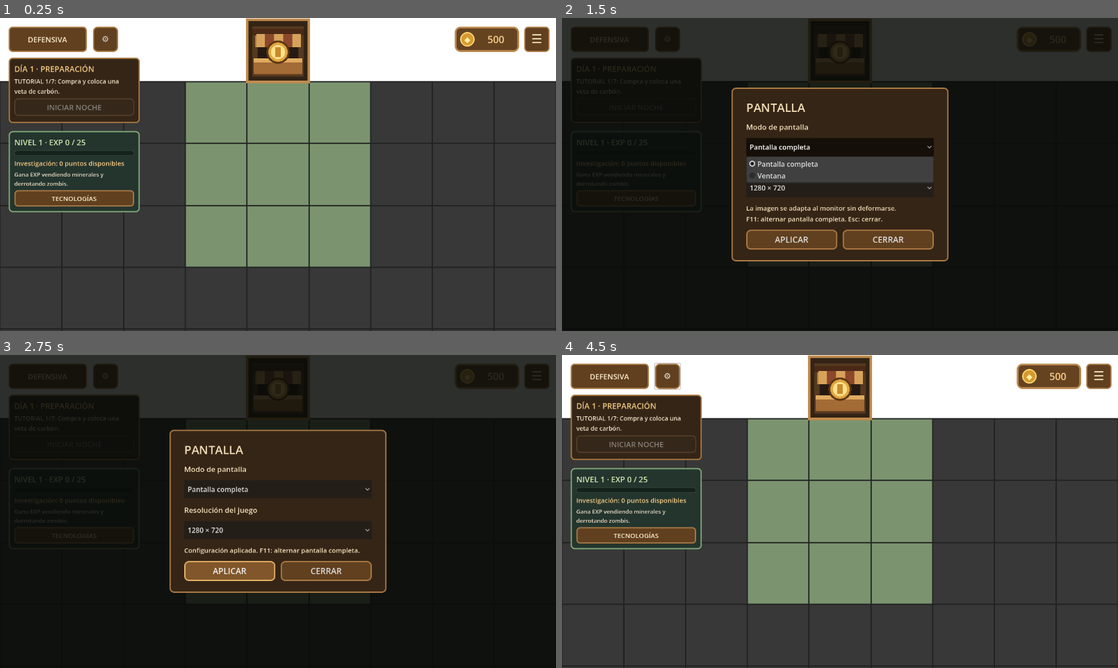
Above: before the commit, frames 1-4 (two rows, left to right).
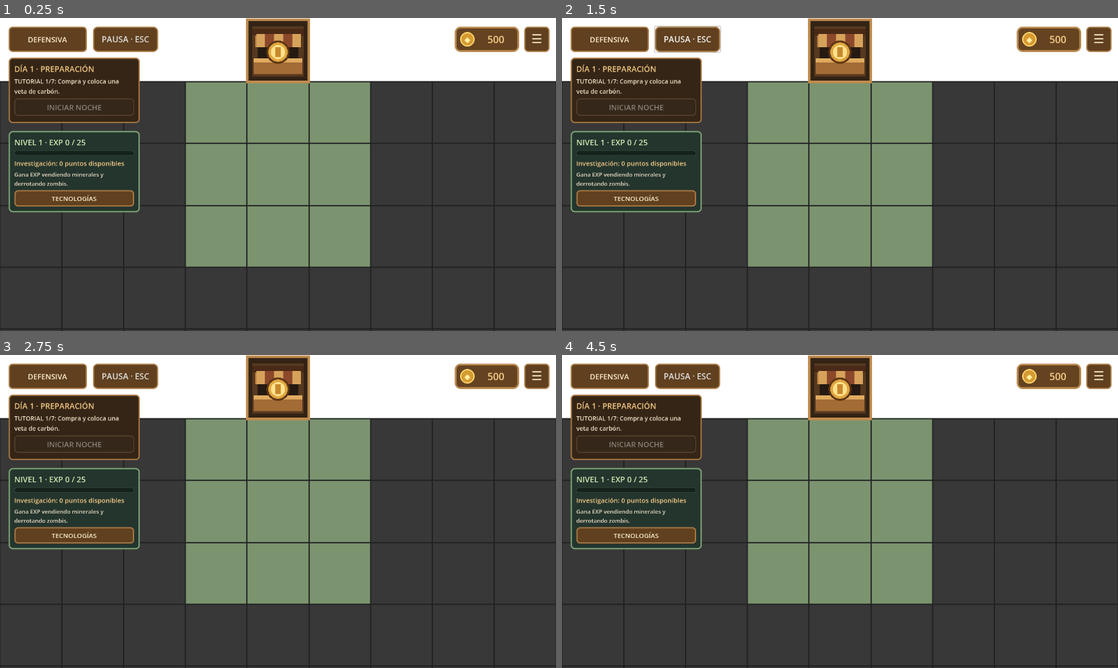
Above: after the commit, the same moments.

Repository: Therix13/MinerZombier
Game: Godot game, scene res://main.tscn
Two runs of this game, one before a commit and one after it. Both use one fixed random seed, a clock stepped at 60 frames per second and the inputs below.
Inputs (mouse positions are in pixels of both pictures, inside the frame that each line leads up to):
- Up to frame 1 (0.25 s): no input
- Up to frame 2 (1.5 s): click "⚙" (after the commit: "PAUSA · ESC") at 0.5 s; click (840, 146) at 1.25 s, where only the run before the commit has a clickable "Pantalla completa"
- Up to frame 3 (2.75 s): click (227, 577) at 2 s, where only the run before the commit has a clickable "APLICAR"
- Up to frame 4 (4.5 s): click (840, 489) at 2.75 s, where only the run before the commit has a clickable "Pantalla completa"; click (789, 570) at 3.5 s, where only the run before the commit has a clickable "APLICAR"; click (890, 570) at 4.25 s, where only the run before the commit has a clickable "CERRAR"

The runs differ from the first frame. In frame 1, 0.7% of the frame differs, in the area x 18-29%, y 2-11%; in frame 2, 98%, in the area x 0-100%, y 0-100%; in frame 3, 98%; in frame 4, 0.7%.

Commit message:
Add Escape pause menu and three window modes

Diff:
--- a/Scripts/display_settings.gd
+++ b/Scripts/display_settings.gd
@@ -1,24 +1,34 @@
 extends CanvasLayer
 
 signal changed
+
+enum WindowMode { WINDOWED, BORDERLESS, FULLSCREEN }
 
 const SETTINGS_PATH := "user://display_settings.cfg"
 const INTERFACE_WIDTH: float = 1280.0
 const RESOLUTIONS := [Vector2i(1280, 720), Vector2i(1600, 900), Vector2i(1920, 1080), Vector2i(2560, 1440)]
 
 var resolution := Vector2i(1920, 1080)
-var fullscreen: bool = true
+var window_mode: int = WindowMode.FULLSCREEN
 var menu_open: bool = false
 var previously_paused: bool = false
+var previous_focus: WeakRef
 var menu_root: Control
 var overlay: Control
+var pause_button: Button
+var pause_page: VBoxContainer
+var settings_page: VBoxContainer
+var continue_button: Button
 var settings_button: Button
+var quit_button: Button
+var apply_button: Button
+var back_button: Button
 var mode_selector: OptionButton
 var resolution_selector: OptionButton
 var status: Label
 
 func _ready() -> void:
-	layer = 50
+	layer = 200
 	process_mode = Node.PROCESS_MODE_ALWAYS
 	if DisplayServer.get_name() != "headless":
 		load_settings()
@@ -31,6 +41,9 @@
 	if DisplayServer.get_name() == "headless" and get_window().content_scale_size == Vector2i.ZERO:
 		return 1.0
 	return float(resolution.x) / INTERFACE_WIDTH
+
+func is_editor_embedded() -> bool:
+	return Engine.is_embedded_in_editor() or get_window().is_embedded()
 
 func load_settings() -> void:
 	var screen_size: Vector2i = DisplayServer.screen_get_size(get_window().current_screen)
@@ -45,32 +58,46 @@
 	var height: Variant = config.get_value("display", "height", resolution.y)
 	if width is int and height is int and Vector2i(width, height) in RESOLUTIONS:
 		resolution = Vector2i(width, height)
-	var saved_mode: Variant = config.get_value("display", "fullscreen", true)
-	if saved_mode is bool:
-		fullscreen = saved_mode
+	# Migrate the previous two-mode configuration without losing preferences.
+	var old_fullscreen: Variant = config.get_value("display", "fullscreen", true)
+	if old_fullscreen is bool:
+		window_mode = WindowMode.FULLSCREEN if old_fullscreen else WindowMode.WINDOWED
+	var saved_mode: Variant = config.get_value("display", "mode", window_mode)
+	if saved_mode is int and saved_mode in WindowMode.values():
+		window_mode = saved_mode
 
 func save_settings() -> Error:
 	var config := ConfigFile.new()
 	config.set_value("display", "width", resolution.x)
 	config.set_value("display", "height", resolution.y)
-	config.set_value("display", "fullscreen", fullscreen)
+	config.set_value("display", "mode", window_mode)
+	config.set_value("display", "fullscreen", window_mode == WindowMode.FULLSCREEN)
 	return config.save(SETTINGS_PATH)
 
 func apply_display(persist: bool = true) -> void:
 	var window: Window = get_window()
-	# The selected resolution is the actual 2D render target, capped at QHD.
-	# Native fullscreen fills the monitor without changing its display mode.
+	# Render at the selected resolution, keeping the image's aspect ratio.
 	window.content_scale_mode = Window.CONTENT_SCALE_MODE_VIEWPORT
 	window.content_scale_aspect = Window.CONTENT_SCALE_ASPECT_KEEP
 	window.content_scale_factor = 1.0
 	window.content_scale_size = resolution
-	if DisplayServer.get_name() != "headless" and not window.is_embedded():
-		if fullscreen:
+	if DisplayServer.get_name() != "headless" and not is_editor_embedded():
+		var screen_index: int = window.current_screen
+		if window_mode == WindowMode.FULLSCREEN:
+			window.unresizable = false
+			window.borderless = false
 			window.mode = Window.MODE_FULLSCREEN
+		elif window_mode == WindowMode.BORDERLESS:
+			window.mode = Window.MODE_WINDOWED
+			window.borderless = true
+			window.unresizable = true
+			window.size = DisplayServer.screen_get_size(screen_index)
+			window.position = DisplayServer.screen_get_position(screen_index)
 		else:
 			window.mode = Window.MODE_WINDOWED
 			window.borderless = false
-			var usable: Rect2i = DisplayServer.screen_get_usable_rect(window.current_screen)
+			window.unresizable = false
+			var usable: Rect2i = DisplayServer.screen_get_usable_rect(screen_index)
 			var available := Vector2i(maxi(usable.size.x - 40, 1), maxi(usable.size.y - 80, 1))
 			var fit: float = minf(1.0, minf(float(available.x) / resolution.x, float(available.y) / resolution.y))
 			window.min_size = Vector2i(mini(800, available.x), mini(450, available.y))
@@ -78,8 +105,19 @@
 			window.position = usable.position + (usable.size - window.size) / 2
 	update_layout()
 	changed.emit()
-	if persist and save_settings() != OK and status != null:
-		status.text = "Aplicado. No se pudo guardar la selección para el próximo inicio."
+	if persist:
+		var save_error: Error = save_settings()
+		if status != null:
+			status.text = display_hint(true)
+			if save_error != OK:
+				status.text += "\nNo se pudo guardar la selección para el próximo inicio."
+
+func display_hint(applied: bool = false) -> String:
+	if is_editor_embedded():
+		return "El editor controla esta ventana. Ejecuta el juego en una ventana independiente para probar los modos de pantalla. La resolución sí se aplica."
+	if applied:
+		return "Configuración aplicada."
+	return "Hasta 2560 × 1440 (2K / QHD).\nSin bordes y pantalla completa ocupan todo el monitor."
 
 func update_layout() -> void:
 	if menu_root == null:
@@ -91,12 +129,12 @@
 	menu_root = Control.new()
 	menu_root.mouse_filter = Control.MOUSE_FILTER_IGNORE
 	add_child(menu_root)
-	settings_button = make_button("⚙")
-	settings_button.tooltip_text = "Pantalla y resolución · F11: pantalla completa"
-	settings_button.position = Vector2(214, 20)
-	settings_button.size = Vector2(58, 58)
-	settings_button.pressed.connect(open_menu)
-	menu_root.add_child(settings_button)
+	pause_button = make_button("PAUSA · ESC")
+	pause_button.tooltip_text = "Continuar, ajustes y salir del juego"
+	pause_button.position = Vector2(214, 20)
+	pause_button.size = Vector2(150, 58)
+	pause_button.pressed.connect(open_menu)
+	menu_root.add_child(pause_button)
 	overlay = Control.new()
 	overlay.set_anchors_and_offsets_preset(Control.PRESET_FULL_RECT)
 	overlay.mouse_filter = Control.MOUSE_FILTER_STOP
@@ -110,41 +148,60 @@
 	center.mouse_filter = Control.MOUSE_FILTER_IGNORE
 	overlay.add_child(center)
 	var panel := PanelContainer.new()
-	panel.custom_minimum_size = Vector2(500, 0)
+	panel.custom_minimum_size = Vector2(520, 0)
 	panel.add_theme_stylebox_override("panel", make_style("#352516", "#a87843"))
 	center.add_child(panel)
 	var margin := MarginContainer.new()
 	for side in ["left", "right", "top", "bottom"]:
 		margin.add_theme_constant_override("margin_" + side, 24)
 	panel.add_child(margin)
-	var column := VBoxContainer.new()
-	column.add_theme_constant_override("separation", 14)
-	margin.add_child(column)
-	add_label(column, "PANTALLA", 27)
-	add_label(column, "Modo de pantalla", 17)
+	var pages := VBoxContainer.new()
+	margin.add_child(pages)
+	pause_page = VBoxContainer.new()
+	pause_page.add_theme_constant_override("separation", 16)
+	pages.add_child(pause_page)
+	add_label(pause_page, "PAUSA", 29)
+	continue_button = make_button("CONTINUAR")
+	continue_button.pressed.connect(close_menu)
+	pause_page.add_child(continue_button)
+	settings_button = make_button("AJUSTES")
+	settings_button.pressed.connect(open_settings)
+	pause_page.add_child(settings_button)
+	quit_button = make_button("SALIR DEL JUEGO")
+	quit_button.pressed.connect(quit_game)
+	pause_page.add_child(quit_button)
+	add_label(pause_page, "ESC: continuar · Retroceso: cancelar colocación al jugar", 15)
+	settings_page = VBoxContainer.new()
+	settings_page.add_theme_constant_override("separation", 14)
+	pages.add_child(settings_page)
+	add_label(settings_page, "AJUSTES DE PANTALLA", 27)
+	add_label(settings_page, "Modo de ventana", 17)
 	mode_selector = OptionButton.new()
-	mode_selector.add_item("Pantalla completa")
-	mode_selector.add_item("Ventana")
+	mode_selector.add_item("Ventana", WindowMode.WINDOWED)
+	mode_selector.add_item("Ventana sin bordes", WindowMode.BORDERLESS)
+	mode_selector.add_item("Pantalla completa", WindowMode.FULLSCREEN)
 	mode_selector.custom_minimum_size.y = 42
-	column.add_child(mode_selector)
-	add_label(column, "Resolución del juego", 17)
+	settings_page.add_child(mode_selector)
+	add_label(settings_page, "Resolución del juego", 17)
 	resolution_selector = OptionButton.new()
 	for candidate: Vector2i in RESOLUTIONS:
 		resolution_selector.add_item("%d × %d%s" % [candidate.x, candidate.y, " · 2K / QHD" if candidate.x == 2560 else ""])
 	resolution_selector.custom_minimum_size.y = 42
-	column.add_child(resolution_selector)
-	status = add_label(column, "La imagen se adapta al monitor sin deformarse.\nF11: alternar pantalla completa. Esc: cerrar.", 15)
+	settings_page.add_child(resolution_selector)
+	status = add_label(settings_page, display_hint(), 15)
+	status.custom_minimum_size.y = 64
 	var row := HBoxContainer.new()
 	row.add_theme_constant_override("separation", 12)
-	column.add_child(row)
-	var apply_button := make_button("APLICAR")
+	settings_page.add_child(row)
+	apply_button = make_button("APLICAR")
 	apply_button.size_flags_horizontal = Control.SIZE_EXPAND_FILL
 	apply_button.pressed.connect(apply_selection)
 	row.add_child(apply_button)
-	var close_button := make_button("CERRAR")
-	close_button.size_flags_horizontal = Control.SIZE_EXPAND_FILL
-	close_button.pressed.connect(close_menu)
-	row.add_child(close_button)
+	back_button = make_button("VOLVER")
+	back_button.size_flags_horizontal = Control.SIZE_EXPAND_FILL
+	back_button.pressed.connect(show_pause_page)
+	row.add_child(back_button)
+	settings_page.hide()
 	overlay.hide()
 
 func add_label(parent: Node, text: String, font_size: int) -> Label:
@@ -179,12 +236,27 @@
 func open_menu() -> void:
 	if menu_open:
 		return
-	mode_selector.select(0 if fullscreen else 1)
-	resolution_selector.select(RESOLUTIONS.find(resolution))
+	var focused: Control = get_viewport().gui_get_focus_owner()
+	previous_focus = weakref(focused) if focused != null else null
 	previously_paused = get_tree().paused
 	menu_open = true
 	overlay.show()
 	get_tree().paused = true
+	show_pause_page()
+
+func show_pause_page() -> void:
+	settings_page.hide()
+	pause_page.show()
+	continue_button.grab_focus()
+
+func open_settings() -> void:
+	if not menu_open:
+		open_menu()
+	mode_selector.select(window_mode)
+	resolution_selector.select(RESOLUTIONS.find(resolution))
+	status.text = display_hint()
+	pause_page.hide()
+	settings_page.show()
 	mode_selector.grab_focus()
 
 func close_menu() -> void:
@@ -193,28 +265,42 @@
 	menu_open = false
 	overlay.hide()
 	get_tree().paused = previously_paused
-	settings_button.grab_focus()
+	var focused: Control = previous_focus.get_ref() as Control if previous_focus != null else null
+	if is_instance_valid(focused) and focused.is_visible_in_tree():
+		focused.grab_focus()
+	previous_focus = null
 
 func apply_selection() -> void:
-	if mode_selector.selected == 0 and get_window().is_embedded():
-		status.text = "Ejecuta el juego en una ventana independiente para usar pantalla completa."
-		return
+	window_mode = mode_selector.get_selected_id()
 	resolution = RESOLUTIONS[resolution_selector.selected]
-	fullscreen = mode_selector.selected == 0
-	status.text = "Configuración aplicada. F11: alternar pantalla completa."
 	apply_display()
 
+func quit_game() -> void:
+	get_tree().quit()
+
+func handle_key_event(event: InputEvent) -> bool:
+	if not event is InputEventKey or not event.pressed or event.echo:
+		return false
+	if event.keycode == KEY_ESCAPE or event.physical_keycode == KEY_ESCAPE:
+		if not menu_open:
+			open_menu()
+		elif settings_page.visible:
+			show_pause_page()
+		else:
+			close_menu()
+		return true
+	if event.keycode == KEY_F11 or (event.alt_pressed and event.keycode == KEY_ENTER):
+		if is_editor_embedded():
+			open_settings()
+		else:
+			window_mode = WindowMode.WINDOWED if window_mode == WindowMode.FULLSCREEN else WindowMode.FULLSCREEN
+			apply_display()
+			mode_selector.select(window_mode)
+		return true
+	return false
+
 func _input(event: InputEvent) -> void:
-	if not event is InputEventKey or not event.pressed or event.echo:
-		return
-	if event.keycode == KEY_F11 or (event.alt_pressed and event.keycode == KEY_ENTER):
-		if not get_window().is_embedded():
-			fullscreen = not fullscreen
-			apply_display()
-			mode_selector.select(0 if fullscreen else 1)
-		get_viewport().set_input_as_handled()
-	elif menu_open and event.keycode == KEY_ESCAPE:
-		close_menu()
+	if handle_key_event(event):
 		get_viewport().set_input_as_handled()
 
 func _exit_tree() -> void:
--- a/Scripts/main.gd
+++ b/Scripts/main.gd
@@ -348,6 +348,10 @@
 	redraw_world()
 
 func _input(event: InputEvent) -> void:
+	# Handle pause before placement, victory dialogs, or gameplay shortcuts.
+	if display_settings != null and display_settings.handle_key_event(event):
+		get_viewport().set_input_as_handled()
+		return
 	if display_settings != null and display_settings.menu_open:
 		return
 	if night_victory_overlay != null and night_victory_overlay.visible:
@@ -365,7 +369,7 @@
 			if holding_object:
 				dragging_object = true
 			redraw_world()
-		elif event.keycode == KEY_ESCAPE and (placing_coal or placing_brass or placing_belt or placing_drill or placing_launcher):
+		elif event.keycode == KEY_BACKSPACE and (placing_coal or placing_brass or placing_belt or placing_drill or placing_launcher):
 			cancel_placement()
 	if event is InputEventMouseButton:
 		camera_controller.handle_button(event, shop.shop_open or shop.shop_animating)
